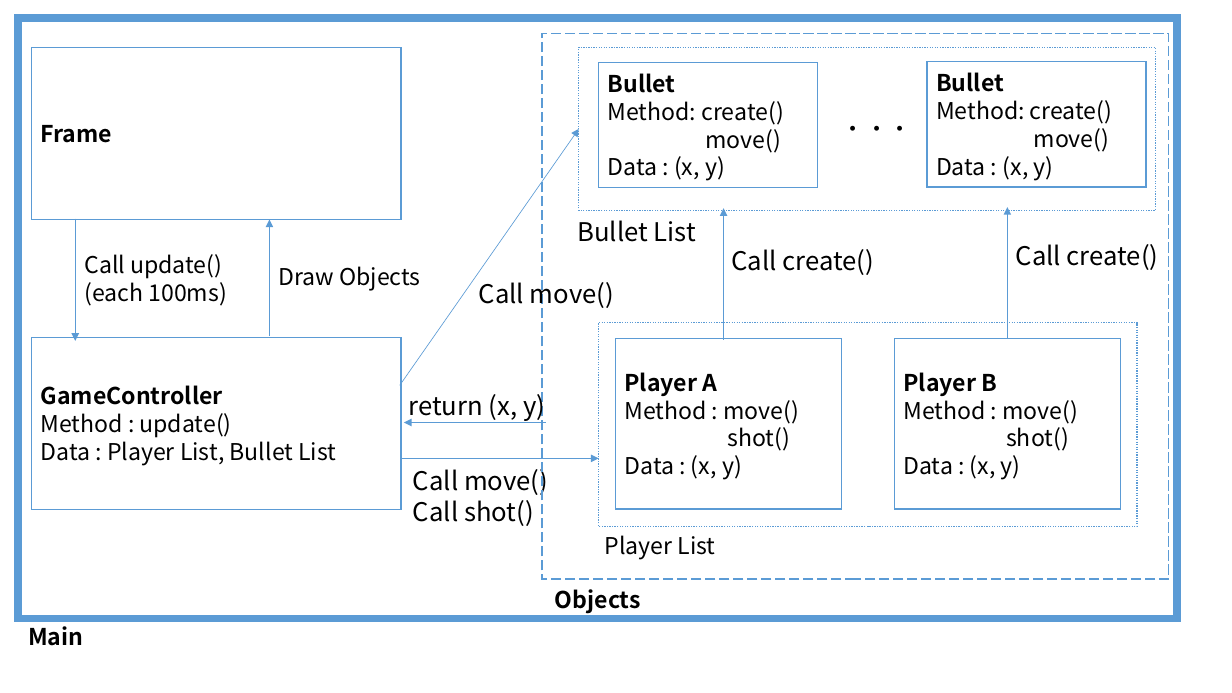
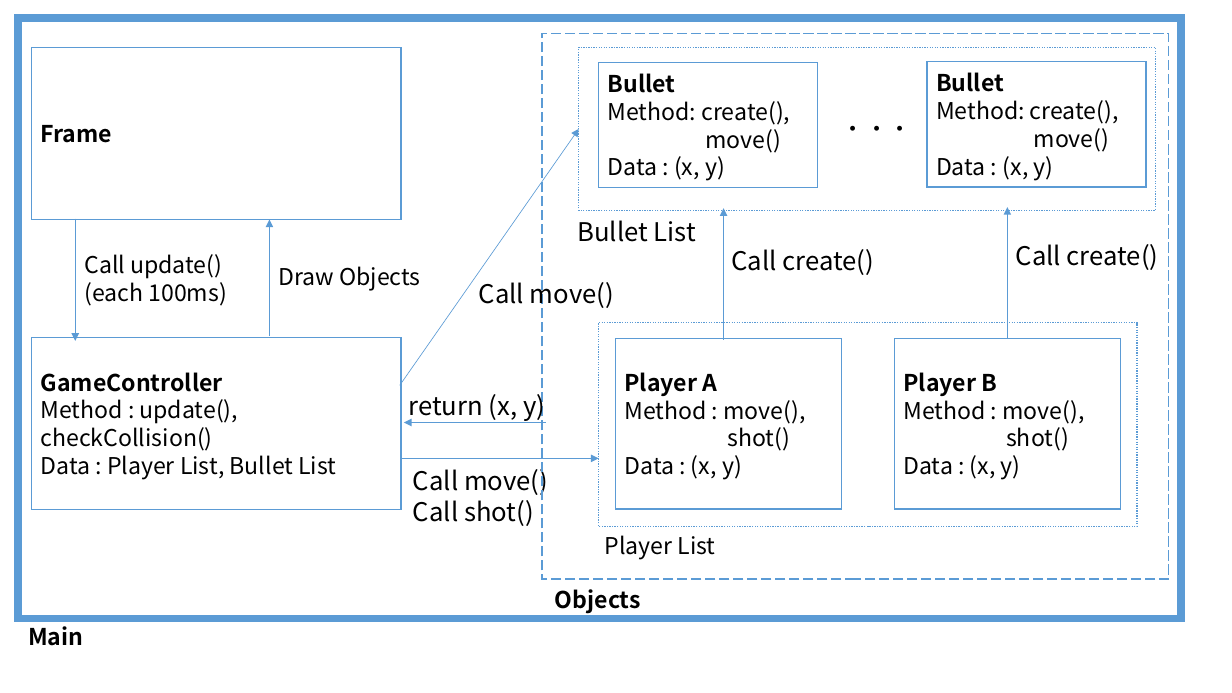
Before and after one commit to saru2017/fps_simulator, a slide deck: slide 1 of doc/kurihara/fig_simulater_model.pptx. Drawn at 1232x693 pixels with LibreOffice and Linux fonts; fonts in the diff are those of the drawing. Boxes give left, top, right and bottom in pixels: in the first picture for what was removed or moved away, otherwise in the second. Text is boxed around its words. In the diff, an @@ line names an element or a change of style, - is before the commit and + after.

```diff
--- a/doc/kurihara/fig_simulater_model.pptx
+++ b/doc/kurihara/fig_simulater_model.pptx
@@ rectangle: place and size @@
-rectangle at (18, 18, 1177, 619)
+rectangle at (18, 18, 1182, 619)
@@ text in rectangle at (608, 101, 791, 153): text changed @@
-Method: create()
-move()
+Method: create(),
+move()
@@ text in rectangle at (936, 100, 1119, 152): text changed @@
-Method: create()
-move()
+Method: create(),
+move()
@@ text in rectangle at (41, 399, 238, 451): text changed @@
-Method : update()
+Method : update(), checkCollision()
@@ text in rectangle at (625, 395, 806, 451): text changed @@
-Method : move()
-shot()
+Method : move(),
+shot()
@@ text in rectangle at (903, 395, 1084, 451): text changed @@
-Method : move()
-shot()
+Method : move(),
+shot()
```
Also in this commit, not shown: 1 other file.
